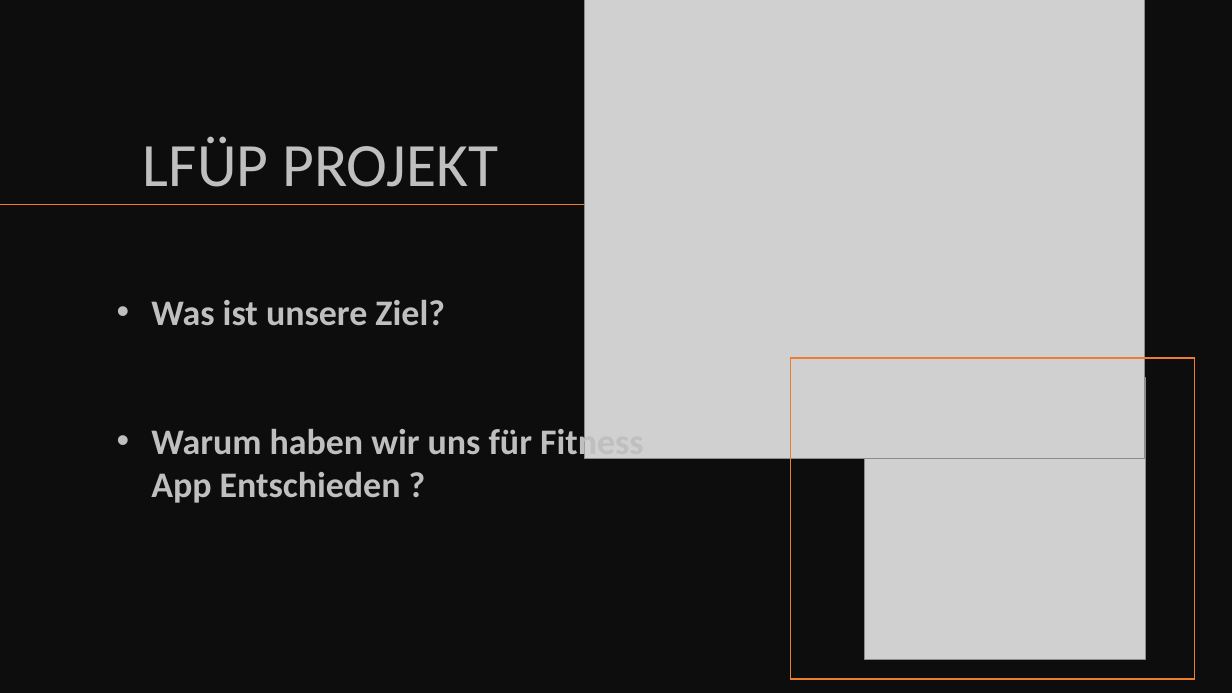
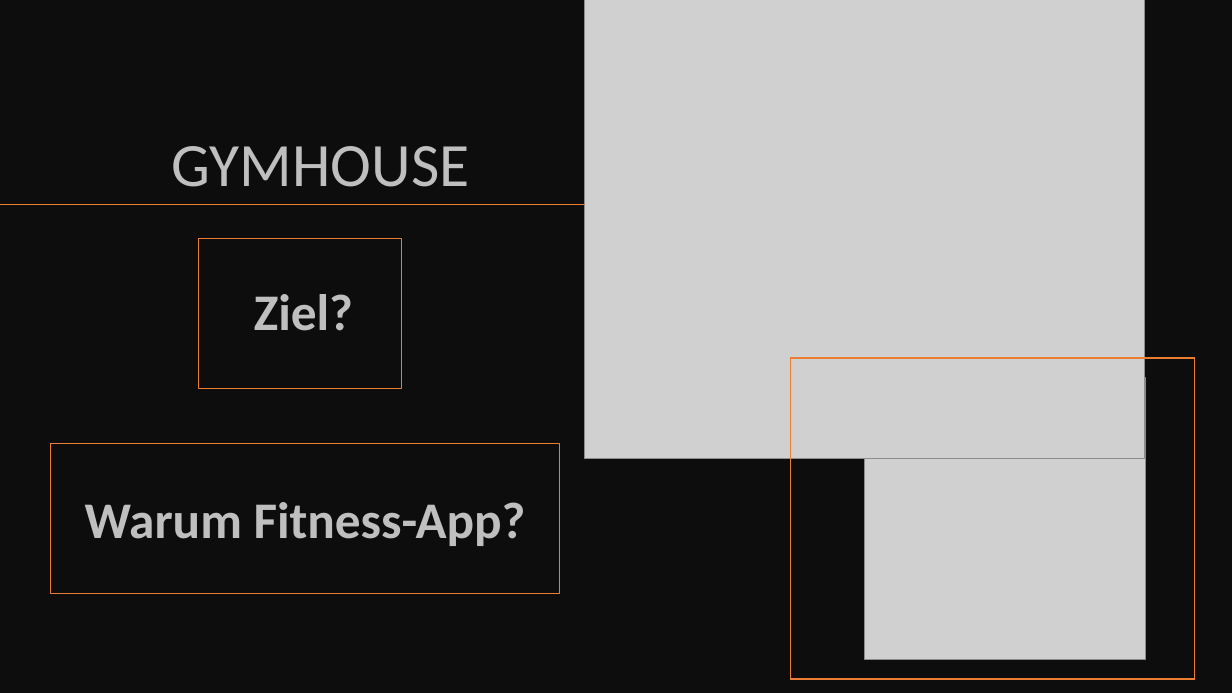
Before and after one commit to TarekAlbrijawi030/LFUP, a slide deck: slide 4 of LFÜP.pptx (slide 3 before the commit). Drawn at 1232x693 pixels with LibreOffice and Linux fonts; fonts in the diff are those of the drawing; grey boxes stand for pictures. Boxes give left, top, right and bottom in pixels: in the first picture for what was removed or moved away, otherwise in the second. Text is boxed around its words. In the diff, an @@ line names an element or a change of style, - is before the commit and + after.

```diff
--- a/LFÜP.pptx
+++ b/LFÜP.pptx
@@ text at (172,146,469,187): text changed @@
-LFÜP PROJEKT
+GYMHOUSE
@@ rectangle added at (199,239,402,390), outline #ED7D31 0.75 pt @@
@@ text added at (254,294,353,331), 40 pt, text #BFBFBF, bold @@
+Ziel?
@@ text removed at (151,300,644,503) @@
-• Was ist unsere Ziel?
-• Warum haben wir uns für Fitness App Entschieden ?
@@ rectangle added at (51,444,560,594), outline #ED7D31 0.75 pt @@
@@ text added at (85,502,526,546), 40 pt, text #BFBFBF, bold @@
+Warum Fitness-App?
```
Also in this commit, not shown: 9 other slides changed, 1 slide removed.
